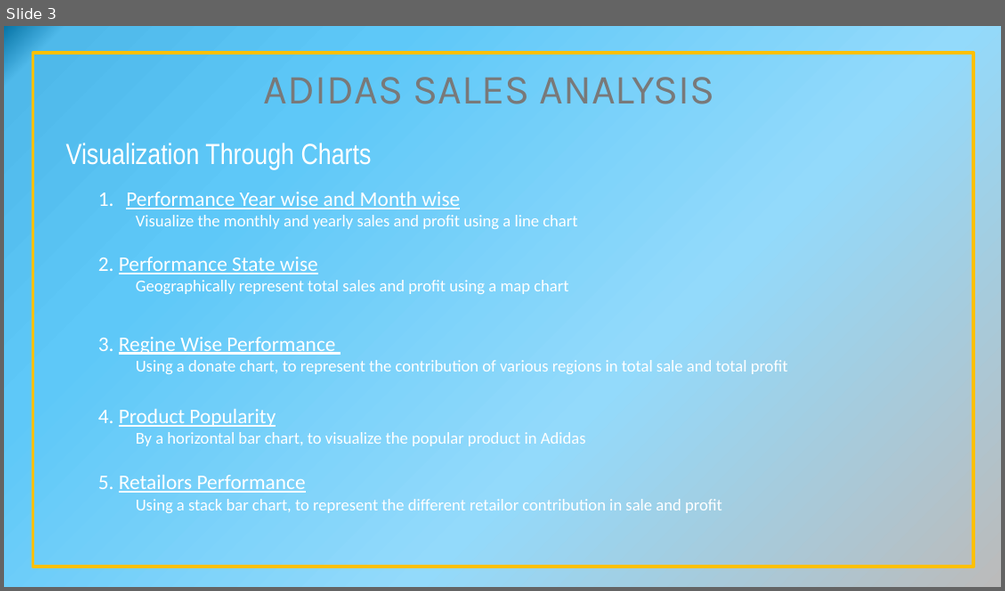
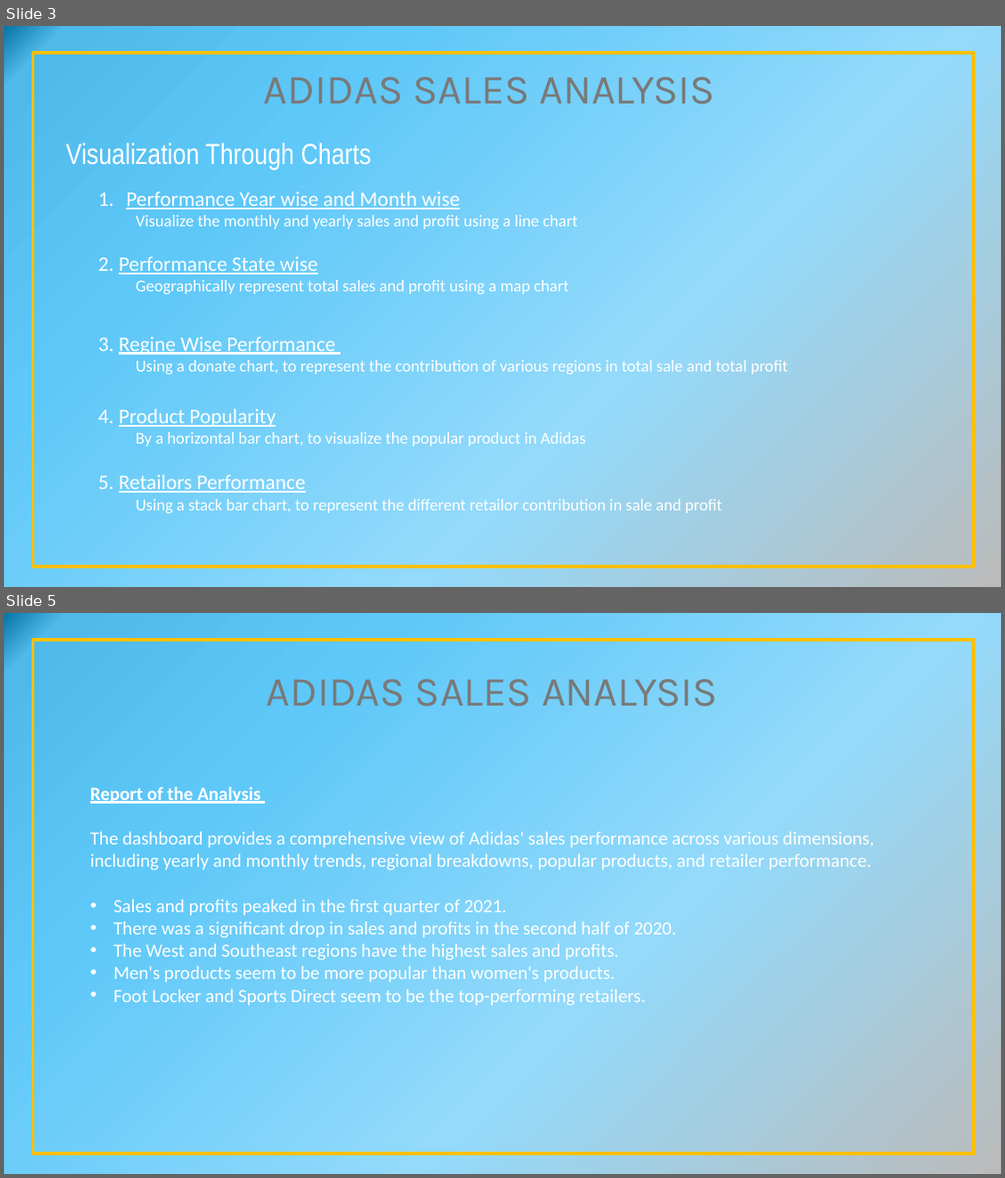
Before and after one commit to Sourajit-Guha/Adidas-Sales-Report, a slide deck: Adidas Sale Analysis.pptx. Shown one above the other, each under a label of ours: slide 3 before the commit, slides 3 and 5 after it; the slides between them are not shown. The pictures are 1005x591 and 1005x1178 pixels, drawn with LibreOffice and Linux fonts; fonts in the diff are those of the drawing. Boxes give left, top, right and bottom in pixels: in the first picture for what was removed or moved away, otherwise in the second. Text is boxed around its words. In the diff, an @@ line names an element or a change of style, - is before the commit and + after.

```diff
--- a/Adidas Sale Analysis.pptx
+++ b/Adidas Sale Analysis.pptx
@@ slide 5 added at (4,613,1001,1174), background gradient #BBBBBB to #93DAFB to #5EC8F8 to #4FB9EA to #0774A6 @@
@@ rectangle added at (33,640,974,1153), outline #FFC000 3 pt @@
@@ text added at (267,679,718,706), 40 pt, text #797979 @@
+ADIDAS SALES ANALYSIS
@@ text added at (90,787,874,1005), 18 pt, text #FFFFFF @@
+Report of the Analysis
+The dashboard provides a comprehensive view of Adidas' sales performance across various dimensions, including yearly and monthly trends, regional breakdowns, popular products, and retailer performance.
+• Sales and profits peaked in the first quarter of 2021.
+• There was a significant drop in sales and profits in the second half of 2020.
+• The West and Southeast regions have the highest sales and profits.
+• Men's products seem to be more popular than women's products.
+• Foot Locker and Sports Direct seem to be the top-performing retailers.
```
Also in this commit, not shown: 1 other slide added, 1 slide removed, 2 other files.
